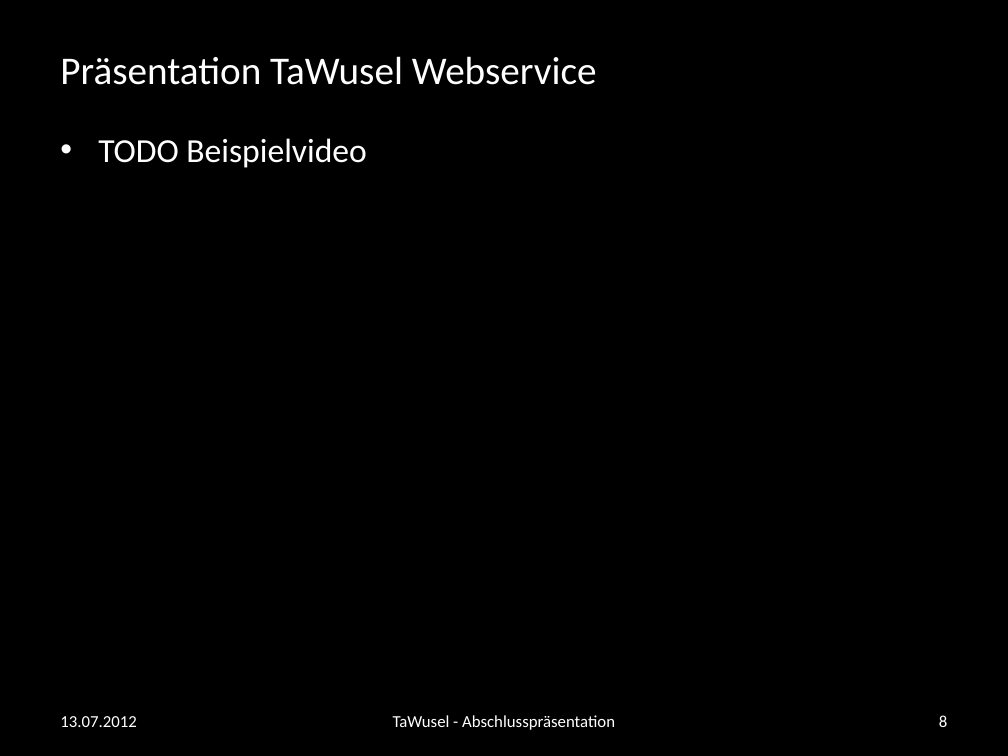
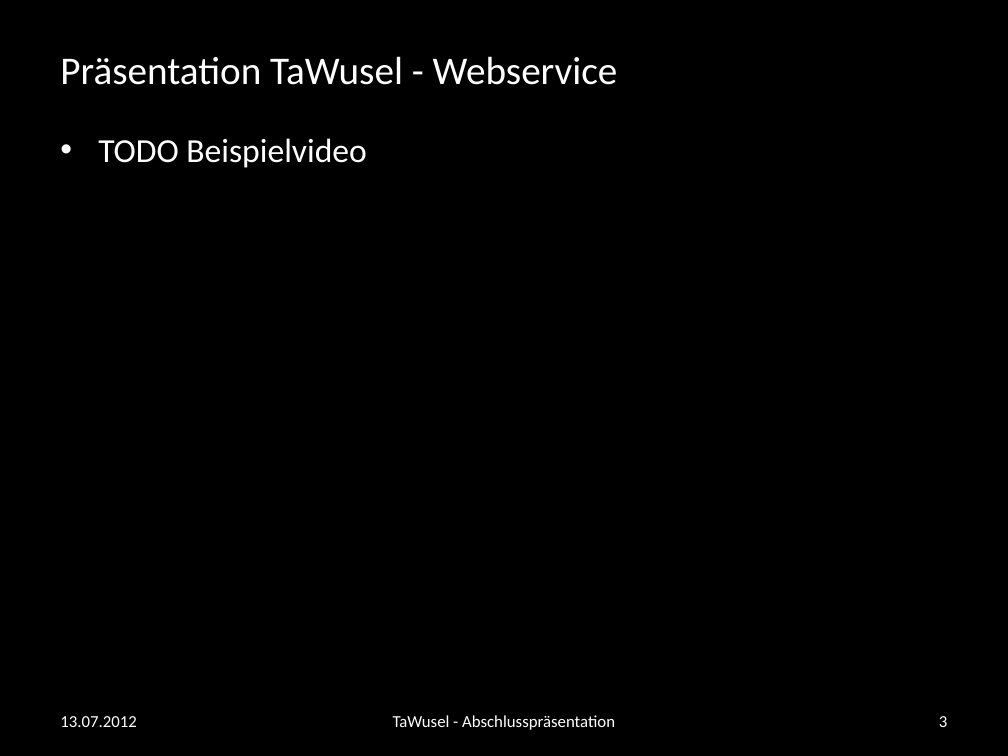
Before and after one commit to andreasnuesslein/swp_kp2_2012_gruppe1, a slide deck: slide 3 of Abschluss-Praesentation/vorlage.pptx (slide 8 before the commit). Drawn at 1008x756 pixels with LibreOffice and Linux fonts; fonts in the diff are those of the drawing; background and template pictures are left out. Boxes give left, top, right and bottom in pixels: in the first picture for what was removed or moved away, otherwise in the second. Text is boxed around its words. In the diff, an @@ line names an element or a change of style, - is before the commit and + after.

```diff
--- a/Abschluss-Praesentation/vorlage.pptx
+++ b/Abschluss-Praesentation/vorlage.pptx
@@ title at bbox=[60, 56, 618, 85]: text changed @@
-Präsentation TaWusel Webservice
+Präsentation TaWusel - Webservice
@@ page number at bbox=[939, 716, 947, 727]: text changed @@
-8
+3
```
Also in this commit, not shown: 6 other slides changed, 3 slides added, 6 slides removed, 1 other file.
